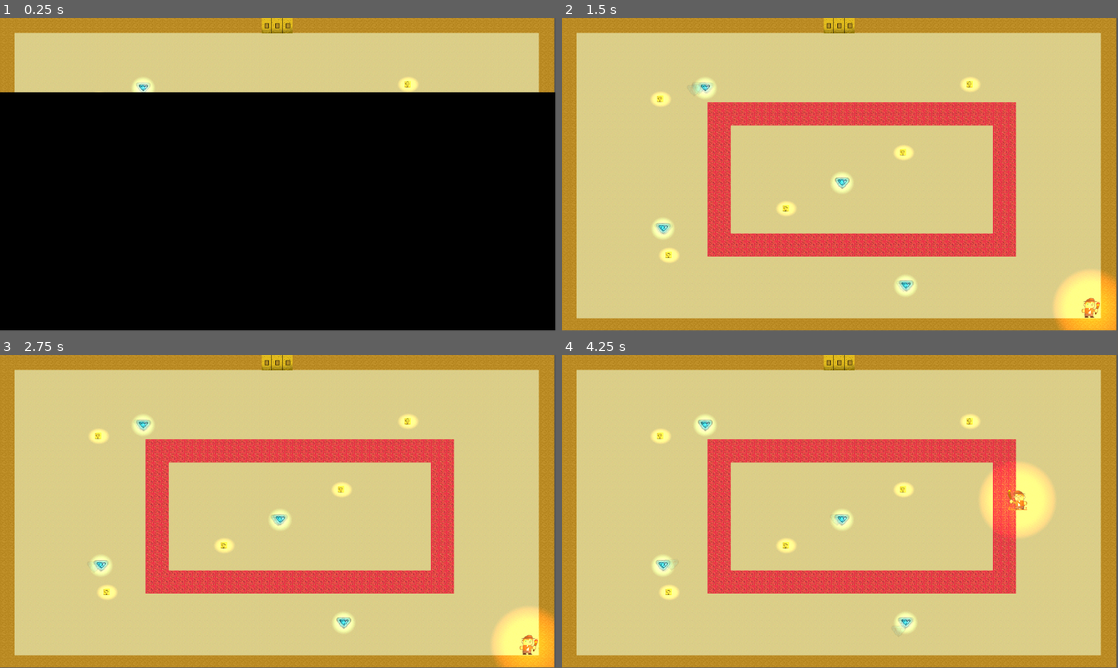
Above: before the commit, frames 1-4 (two rows, left to right).
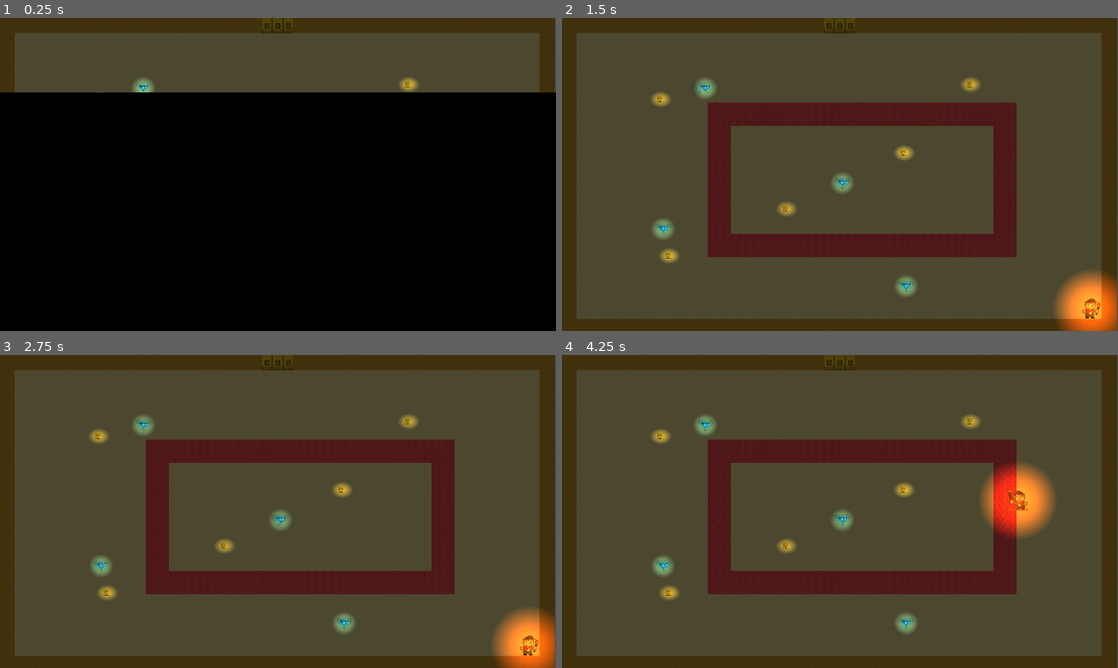
Above: after the commit, the same moments.

Repository: deruitda/LudumDare54
Game: Godot game, scene res://Scenes/prototype_andrew.tscn
Same seed, same stepped clock (60 frames per second), same inputs: the game is played once before the commit and once after it.
Inputs:
- Up to frame 1 (0.25 s): no input
- Up to frame 2 (1.5 s): hold D (right) 0.53-1.28 s; tap Space (dash) at 0.6, 1.35 s; hold Down (down) from 1.28 s (still down)
- Up to frame 3 (2.75 s): release Down (down) at 2.03 s; hold D (right) from 2.03 s (still down); tap Space (dash) at 2.1 s
- Up to frame 4 (4.25 s): release D (right) at 2.78 s; hold W (up) 2.78-3.53 s; tap Space (dash) at 2.85, 3.6 s; hold Left (left) from 3.53 s (still down)
In our replay, the window is 799x449 before the commit and 800x450 after it. These sizes can differ from the game's own. Grey fills any space a smaller window leaves; there, only what the larger window draws over its background counts as a difference.

The runs differ from the first frame. In frame 1, 24% of the frame differs, in the area x 0-100%, y 0-24%; in frame 2, 100%; in frame 3, 100%, in the area x 0-100%, y 0-100%; in frame 4, 100%.

Commit message:
view port

Diff:
--- a/Scenes/Levels/1-1.tscn
+++ b/Scenes/Levels/1-1.tscn
@@ -109,7 +109,7 @@
 sources/1 = SubResource("TileSetAtlasSource_u5jsc")
 sources/0 = SubResource("TileSetAtlasSource_14il4")
 
-[node name="BaseLevel" type="Node2D"]
+[node name="BaseLevel2" type="Node2D"]
 
 [node name="Camera2D" type="Camera2D" parent="."]
 position = Vector2(1154, 647)
@@ -158,3 +158,6 @@
 
 [node name="Player" parent="." instance=ExtResource("7_6u2lo")]
 position = Vector2(2036, 1142)
+
+[node name="CanvasModulate" type="CanvasModulate" parent="."]
+color = Color(0.34902, 0.34902, 0.34902, 1)
--- a/Scenes/base_level.tscn
+++ b/Scenes/base_level.tscn
@@ -153,3 +153,6 @@
 
 [node name="Player" parent="." instance=ExtResource("7_7iwi8")]
 position = Vector2(1894, 1144)
+
+[node name="CanvasModulate" type="CanvasModulate" parent="."]
+color = Color(0.34902, 0.34902, 0.34902, 1)
--- a/project.godot
+++ b/project.godot
@@ -20,6 +20,11 @@
 SceneTransition="*res://Scenes/scene_transition.tscn"
 GameState="*res://Global/GameState.gd"
 Utils="*res://Global/Utils.gd"
+
+[display]
+
+window/size/mode=2
+window/stretch/mode="viewport"
 
 [dotnet]
 
Not shown: 1 places in Scenes/base_level.tscn that only renumber resources
